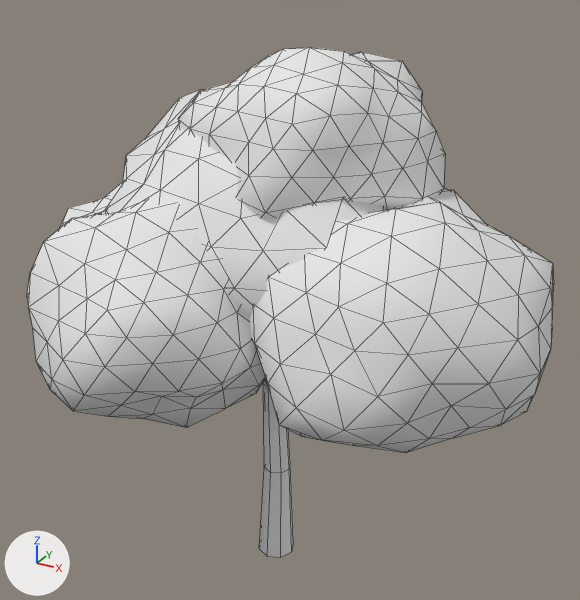
A saved change to the FBX model SkyLinks/Art/Exports/Trees/SM_Tree_Oak_A.fbx.
Rendered twice from a 50 mm lens placed at (6.92, -11.96, 11.84), pointed at (0.21, 0.24, 5.74). Lighting does not change. The marker at lower left points along +X, +Y and +Z. The first picture is the older version. Mesh edges are drawn as thin lines. Objects named as collision shapes, trigger or cutter boxes, shadow casters or lower levels of detail are left out.

The first picture shows 'SM_Tree_Oak_A'.
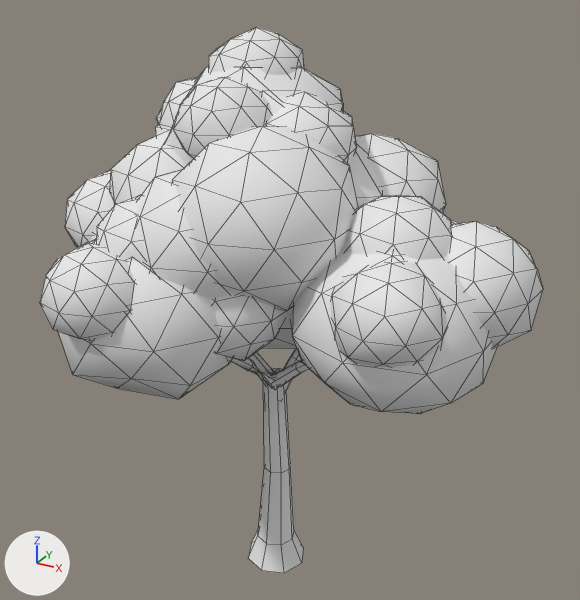
Pixel boxes [x1, y1, x2, y2] of what changed, in the pictures (580 x 600 px; the box of a moved part takes in the faces that stretch with it):
'SM_Tree_Oak_A', reshaped (7% taller)
    before: [27, 47, 554, 557]
    after: [40, 27, 543, 573]
part 1 of me_sm_tree_oak_a, rebuilt (mostly hidden afterwards)
    before: [105, 89, 448, 380]
    after: [263, 143, 386, 349]
part 2 of me_sm_tree_oak_a, rebuilt
    before: [249, 190, 554, 453]
    after: [290, 249, 498, 414]
part 3 of me_sm_tree_oak_a, rebuilt (mostly hidden afterwards)
    before: [59, 182, 123, 229]
    after: [91, 230, 97, 241]
part 4 of me_sm_tree_oak_a, rebuilt
    before: [27, 201, 266, 428]
    after: [58, 240, 232, 399]
part 5 of me_sm_tree_oak_a, rebuilt
    before: [178, 47, 445, 218]
    after: [166, 65, 343, 165]
part 6 of me_sm_tree_oak_a, added
    after: [40, 27, 543, 368]
part 7 of me_sm_tree_oak_a, moved or reshaped
    before: [259, 465, 293, 557]
    after: [248, 464, 303, 573]

Diff of the bpy script that builds the scene:
```diff
--- a/SkyLinks/Art/Exports/Trees/SM_Tree_Oak_A.fbx.py
+++ b/SkyLinks/Art/Exports/Trees/SM_Tree_Oak_A.fbx.py
@@ me_sm_tree_oak_a @@
 # used by ob_sm_tree_oak_a; location = (0.0, 0.0, 0.0)
-me_sm_tree_oak_a.from_pydata(...)  # 1121 vertices, 2064 faces; spans x -4.26..5.22, y -4.52..4.76, z -0.01..10.45
+me_sm_tree_oak_a.from_pydata(...)  # 1795 vertices, 3272 faces; spans x -4.2..4.82, y -4.22..4.56, z -0.2..10.61
+# me_sm_tree_oak_a part 1: the loose piece of 162 vertices spanning x -2.93..3.4, y -2.94..3.0, z 4.72..9.65 is rebuilt with 42 vertices and now spans x -2.37..2.52, y -2.47..2.49, z 5.11..9.22
+# me_sm_tree_oak_a part 2: the loose piece of 162 vertices spanning x 0.25..5.22, y -3.4..1.88, z 4.62..8.39 is rebuilt with 42 vertices and now spans x 0.93..4.38, y -2.66..1.06, z 4.83..8.01
+# me_sm_tree_oak_a part 3: the loose piece of 162 vertices spanning x -4.26..-0.05, y -2.34..1.9, z 4.47..8.05 is rebuilt with 42 vertices and now spans x -3.82..-0.49, y -1.99..1.32, z 4.84..7.88
+# me_sm_tree_oak_a part 4: the loose piece of 162 vertices spanning x -3.17..1.3, y -4.52..-0.13, z 4.71..8.27 is rebuilt with 42 vertices and now spans x -2.59..0.72, y -3.92..-0.62, z 4.98..7.74
+# me_sm_tree_oak_a part 5: the loose piece of 162 vertices spanning x -1.16..3.03, y -2.28..1.98, z 7.23..10.45 is rebuilt with 42 vertices and now spans x -2.04..1.23, y -1.46..1.82, z 7.5..10.2
+# me_sm_tree_oak_a part 6: 1386 vertices added at x -4.2..4.82, y -4.22..4.56, z 4.83..10.61
+# me_sm_tree_oak_a part 7: 8 vertices removed from x -0.38..0.38, y -0.38..0.38, z -0.01..0.01; 16 vertices added at x -0.63..0.63, y -0.62..0.64, z -0.2..0.36
+# other edits to the shape of me_sm_tree_oak_a do not show in these pictures
 me_sm_tree_oak_a.materials.append(mat_treebark)
```
